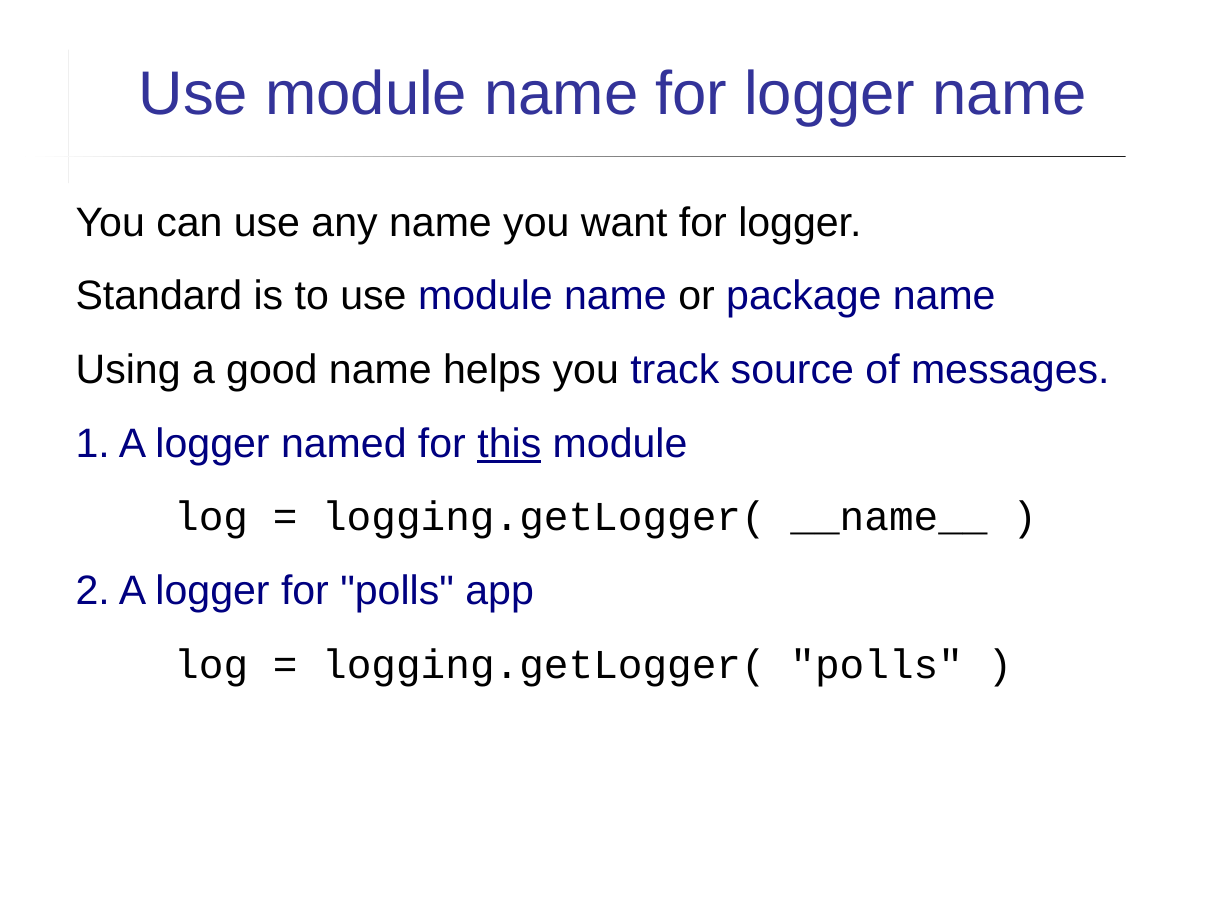
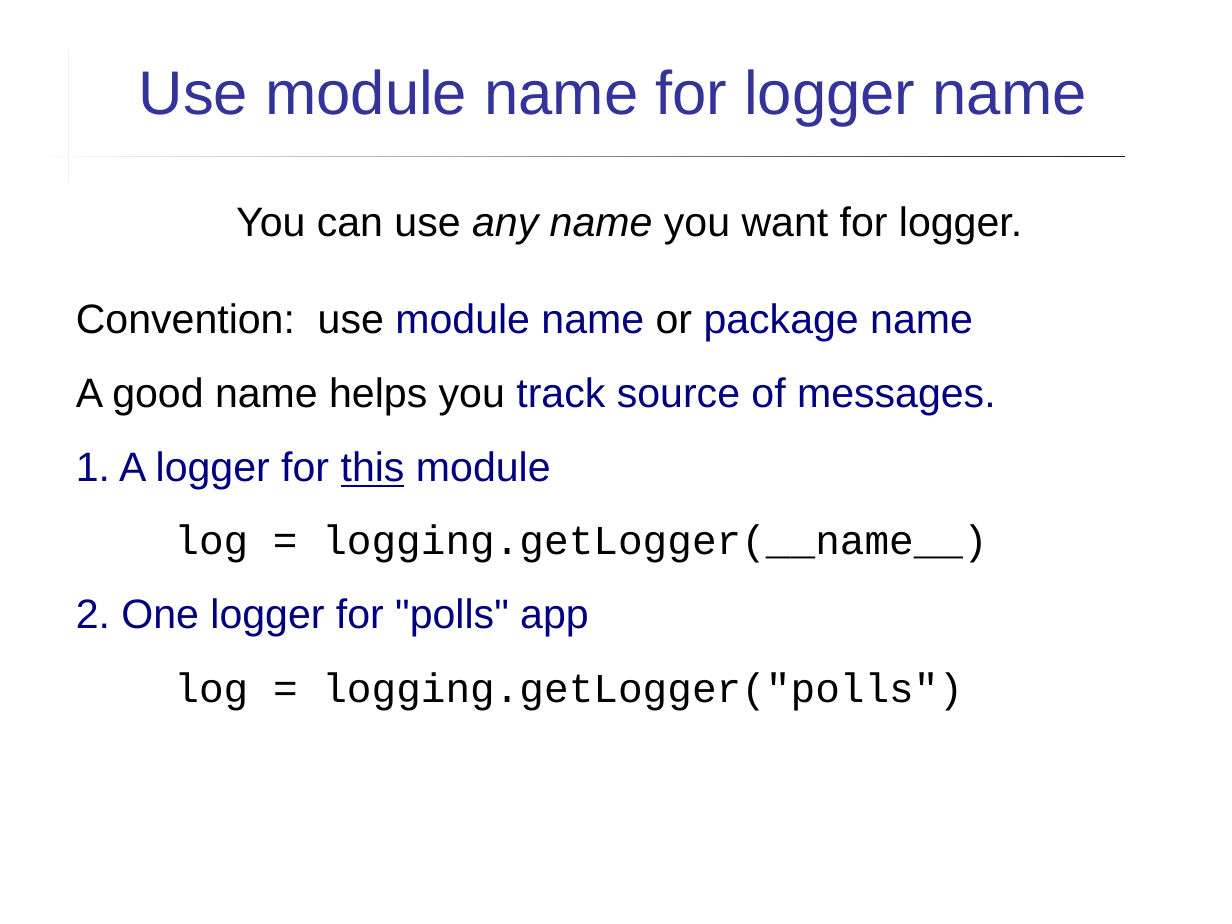
Before and after one commit to cpske/ISP, a slide deck: slide 16 of logging/Logging.ppt (slide 18 before the commit). Drawn at 1232x924 pixels with LibreOffice and Linux fonts; fonts in the diff are those of the drawing. Boxes give left, top, right and bottom in pixels: in the first picture for what was removed or moved away, otherwise in the second. Text is boxed around its words. In the diff, an @@ line names an element or a change of style, - is before the commit and + after.

Commit message:
updates to logging, add Milestones presentation

```diff
--- a/logging/Logging.ppt
+++ b/logging/Logging.ppt
@@ text at [236,206,1022,244]: italic on in "any name"; alignment left to centre @@
@@ text at [76,303,996,711]: text changed @@
-Standard is to use module name or package name
-Using a good name helps you track source of messages.
-1. A logger named for this module
-log = logging.getLogger( __name__ )
-2. A logger for "polls" app
-log = logging.getLogger( "polls" )
+Convention: use module name or package name
+A good name helps you track source of messages.
+1. A logger for this module
+log = logging.getLogger(__name__)
+2. One logger for "polls" app
+log = logging.getLogger("polls")
```
Also in this commit, not shown: 10 other slides changed, 4 slides added, 13 other files.
